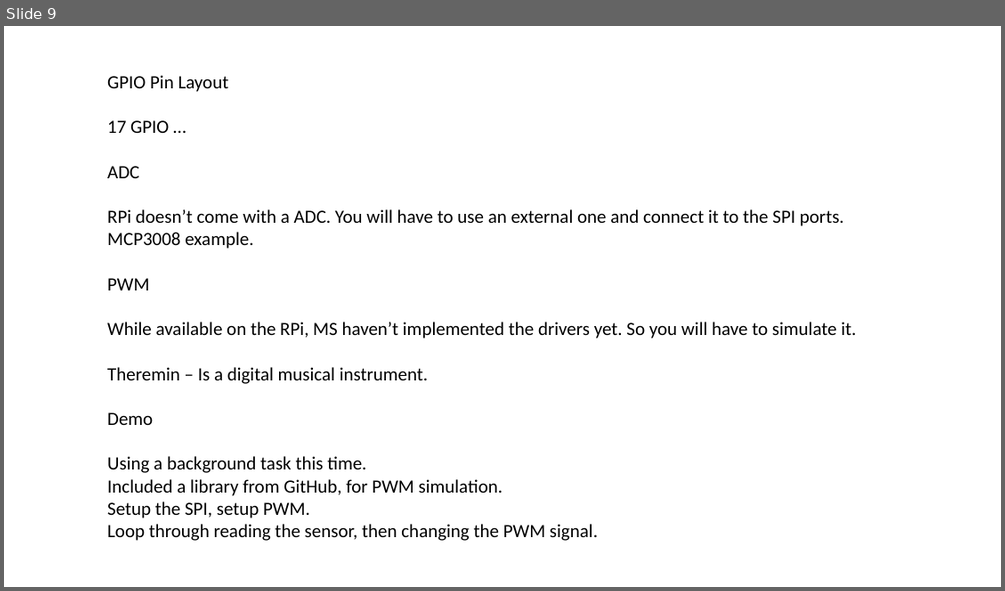
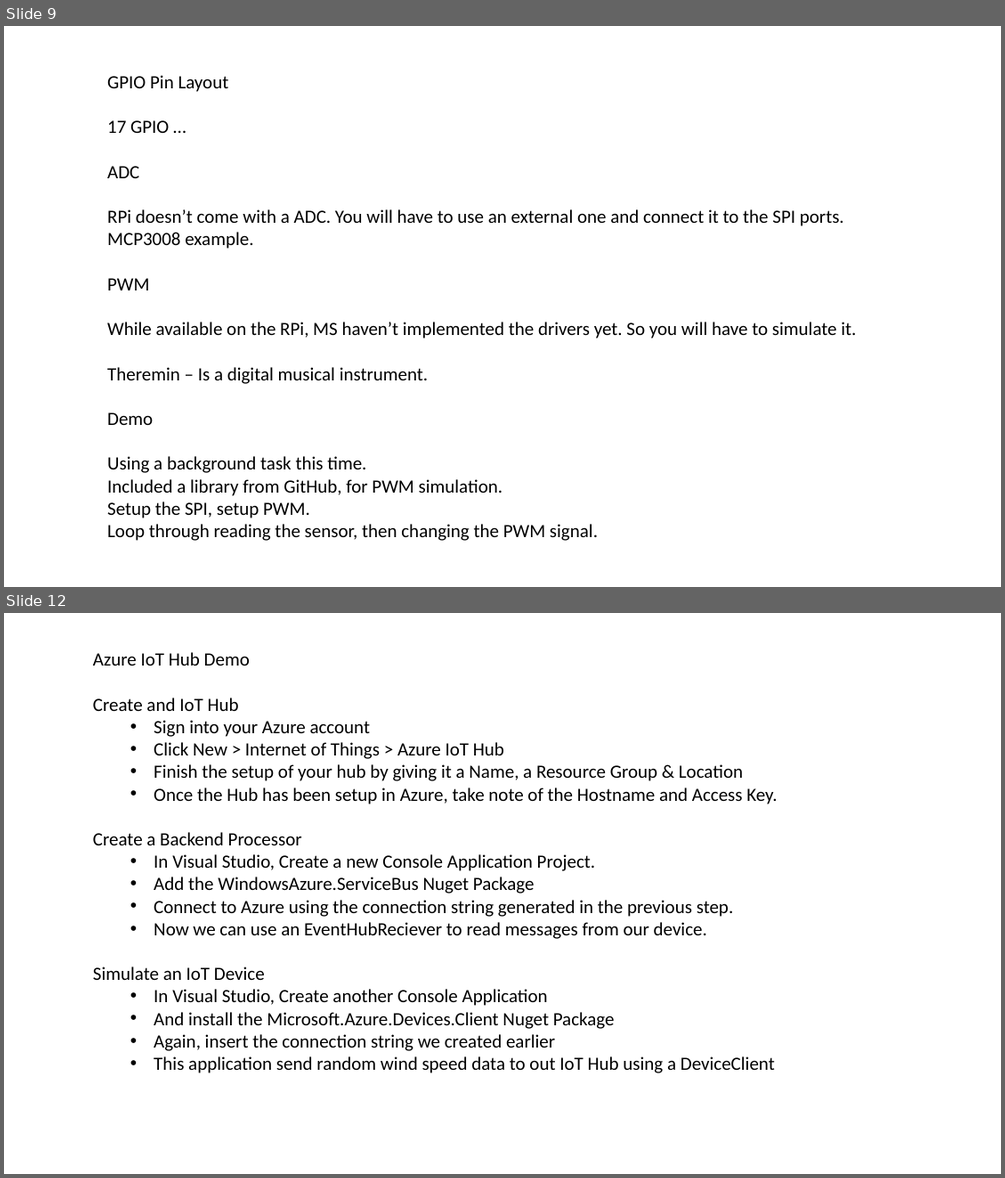
Before and after one commit to ritasker/Presentations-Archive, a slide deck: Current/WindowsOnRaspberryPi/Win10onTheRaspPi.pptx. Shown one above the other, each under a label of ours: slide 9 before the commit, slides 9 and 12 after it; the slides between them are not shown. The pictures are 1005x591 and 1005x1178 pixels, drawn with LibreOffice and Linux fonts; fonts in the diff are those of the drawing; background and template pictures are left out. Boxes give left, top, right and bottom in pixels: in the first picture for what was removed or moved away, otherwise in the second. Text is boxed around its words. In the diff, an @@ line names an element or a change of style, - is before the commit and + after.

```diff
--- a/Current/WindowsOnRaspberryPi/Win10onTheRaspPi.pptx
+++ b/Current/WindowsOnRaspberryPi/Win10onTheRaspPi.pptx
@@ slide 12 added at [4, 613, 1001, 1174], background picture (left out) @@
@@ text added at [93, 652, 777, 1073], 18 pt, text #000000 @@
+Azure IoT Hub Demo
+Create and IoT Hub
+  • Sign into your Azure account
+  • Click New > Internet of Things > Azure IoT Hub
+  • Finish the setup of your hub by giving it a Name, a Resource Group & Location
+  • Once the Hub has been setup in Azure, take note of the Hostname and Access Key.
+Create a Backend Processor
+  • In Visual Studio, Create a new Console Application Project.
+  • Add the WindowsAzure.ServiceBus Nuget Package
+  • Connect to Azure using the connection string generated in the previous step.
+  • Now we can use an EventHubReciever to read messages from our device.
+Simulate an IoT Device
+  • In Visual Studio, Create another Console Application
+  • And install the Microsoft.Azure.Devices.Client Nuget Package
+  • Again, insert the connection string we created earlier
+  • This application send random wind speed data to out IoT Hub using a DeviceClient
```
Also in this commit, not shown: 1 slide changed, 4 other slides added, 1 other file.
